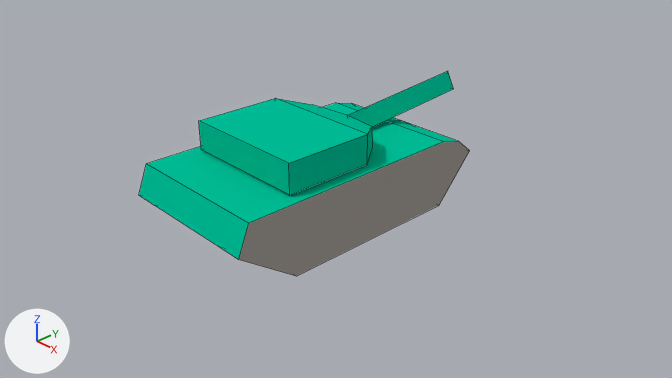
The Blender file models/vt72.blend, before and after one commit.
Before and after are seen from the file's camera 'Camera'. Every picture has the same lights, and +X, +Y and +Z are marked at lower left. Mesh edges are drawn as thin lines.

In view in the first picture: 't72'.
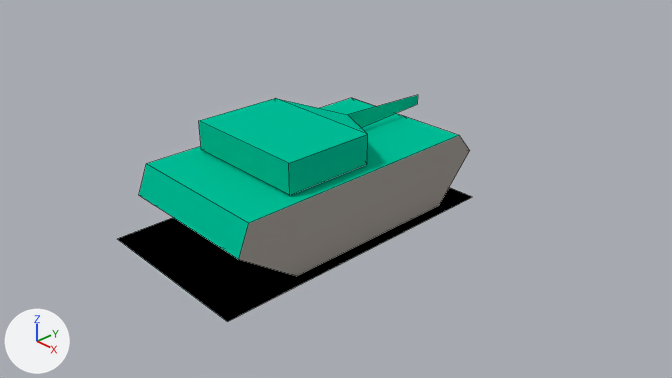
Where the change shows, as pixel boxes (x1, y1, x2, y2) in the pictures (672 x 378 px; the box of a moved part takes in the faces that stretch with it):
't72', reshaped (7% wider, 11% taller)
    before: (139, 71, 470, 276)
    after: (118, 95, 472, 322)
part 1 of me_cube, moved or reshaped
    before: (199, 71, 470, 276)
    after: (118, 95, 472, 322)

The change in detail:
Material 'Body Double Sided' (mat_body_double_sided) is new.
Its base color is (0.0, 0.529, 0.318) (cyan #00c099).
me_cube is used by ob_t72; location (0.0, 0.0, 0.0).
me_cube had 42 vertices, 25 faces, 1 loose edge and spanned x -1.18..1.18, y -2.18..3.18, z 0.0..1.58.
me_cube now has 37 vertices, 21 faces, 1 loose edge and spans x -1.33..1.37, y -2.53..2.4, z 0.0..1.55.
Part 1, on me_cube:
15 vertices are removed from x -1.18..1.18, y 0.66..3.18, z 0.97..1.58.
14 faces are deleted.
1 vertex moves from x 0.0, y 2.03, z 0.97 to x 0.0, y 2.03, z 1.07.
10 vertices are added at x -1.33..1.37, y -2.53..2.4, z 0.0..1.4.
2 new faces join them, mat_tracks (grey #a49e97).
6 new faces join them, mat_body (cyan #00c099).
1 new face joins them, mat_body_double_sided (cyan #00c099).
1 new face joins them, mat_muzzle (black #000000).
me_cube now uses material mat_body_double_sided (cyan #00c099).
